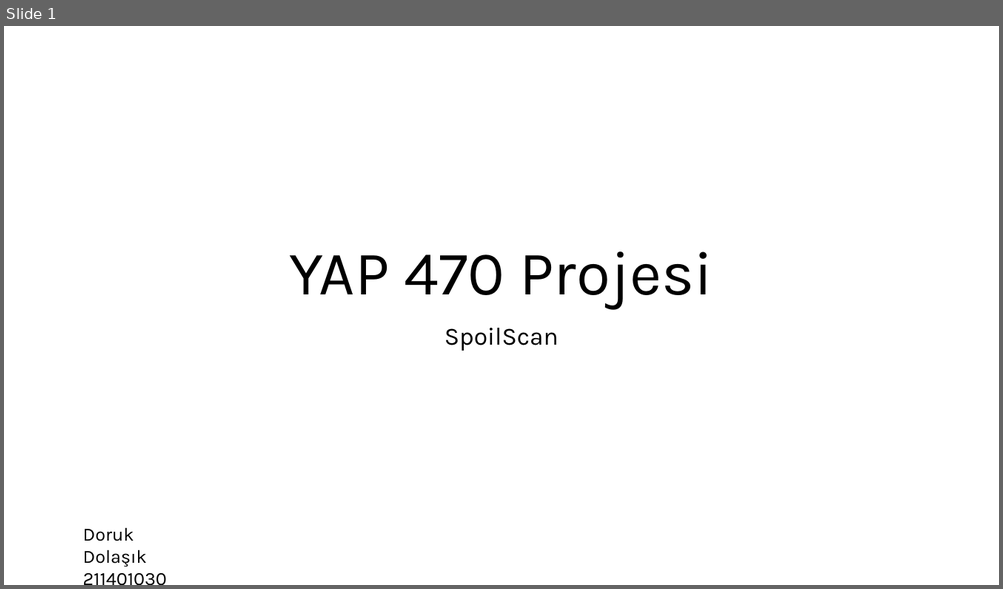
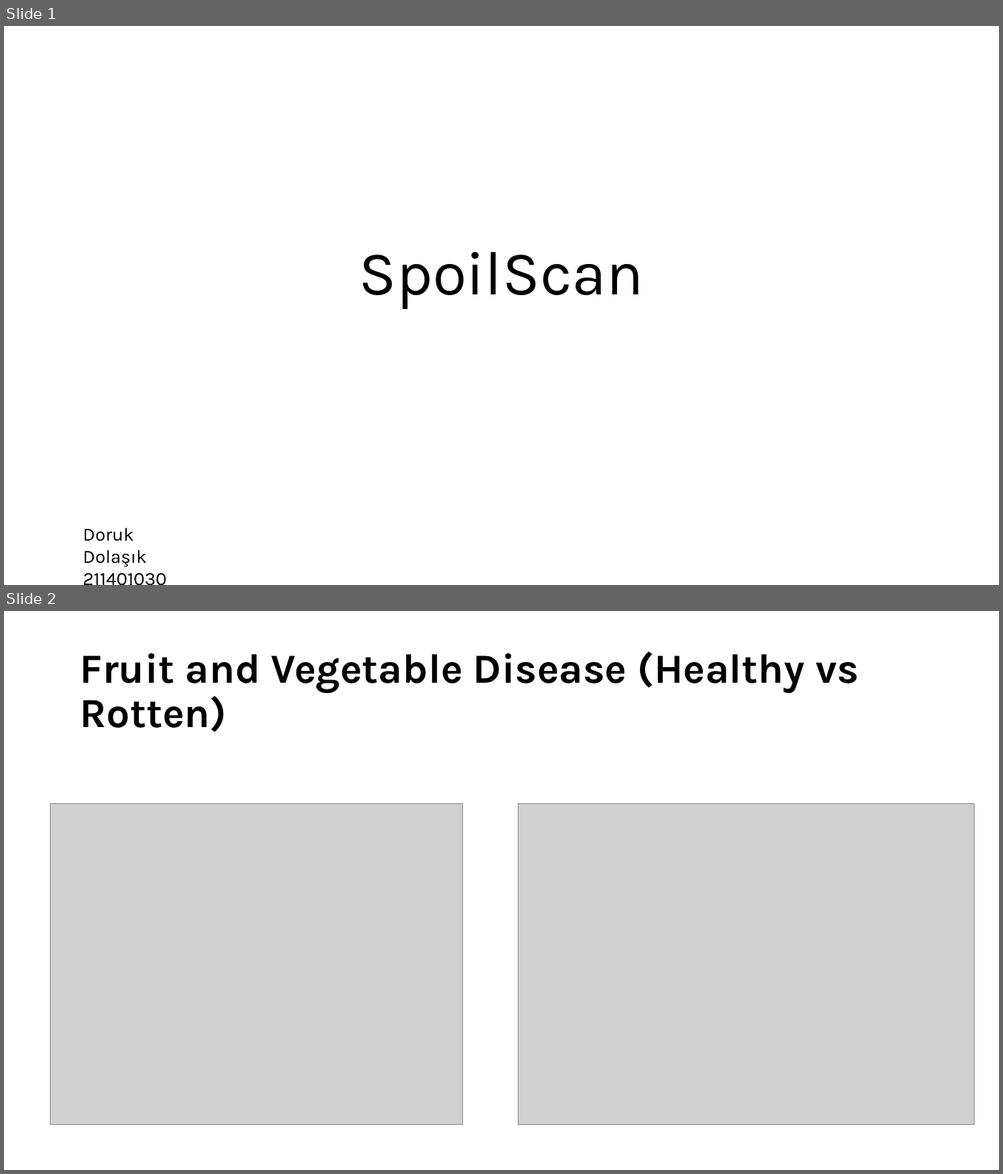
Before and after one commit to dorukdolas/SpoilScanFinal, a slide deck: Sunum.pptx. Shown one above the other, each under a label of ours: slide 1 before the commit, slides 1 and 2 after it. The pictures are 1003x589 and 1003x1174 pixels, drawn with LibreOffice and Linux fonts; fonts in the diff are those of the drawing; grey boxes stand for pictures. Boxes give left, top, right and bottom in pixels: in the first picture for what was removed or moved away, otherwise in the second. Text is boxed around its words. In the diff, an @@ line names an element or a change of style, - is before the commit and + after.

```diff
--- a/Sunum.pptx
+++ b/Sunum.pptx
@@ slide 2 added at box(4, 611, 999, 1170), background #FFFFFF @@
@@ title added at box(79, 652, 859, 732), 40 pt, text #000000, bold @@
+Fruit and Vegetable Disease (Healthy vs Rotten)
@@ picture added at box(51, 804, 462, 1126) @@
@@ picture added at box(518, 804, 974, 1126) @@
@@ slide 1 changed as well @@
@@ title at box(358, 252, 643, 309): text changed @@
-YAP 470 Projesi
+SpoilScan
@@ subtitle removed at box(444, 328, 558, 351) @@
-SpoilScan
```
Also in this commit, not shown: 5 other slides added, 5 slides removed, 3 other files.
